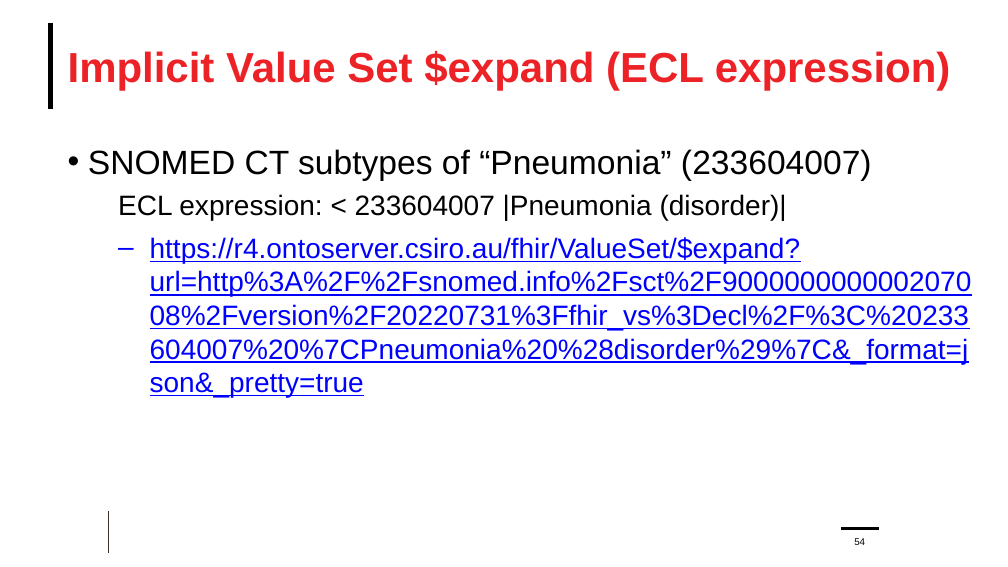
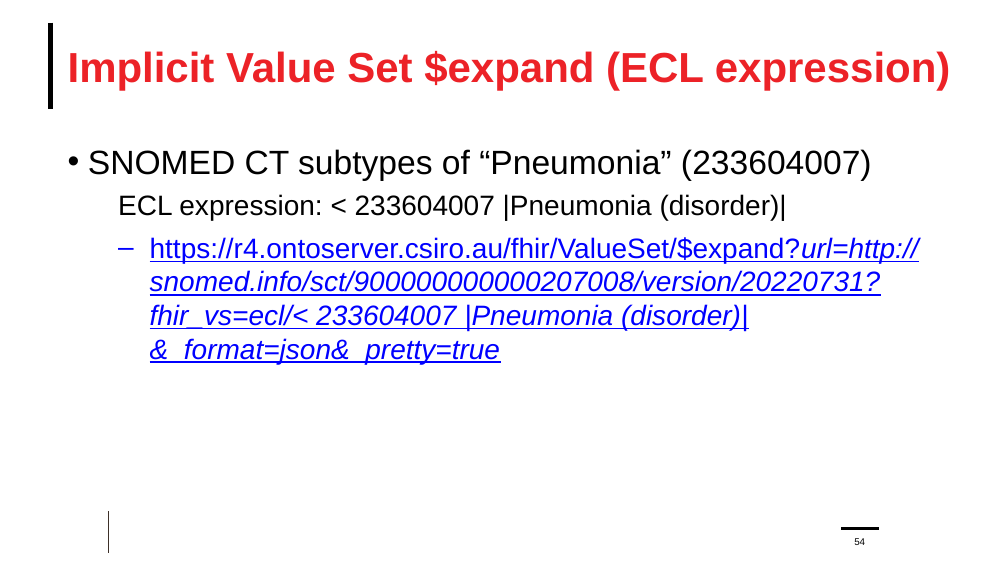
Before and after one commit to FHIR/documents, a slide deck: slide 54 of presentations/2024-04 Webinars/FHIR-Terminology-Part-2-2024-04-24.pptx. Drawn at 1008x567 pixels with LibreOffice and Linux fonts; fonts in the diff are those of the drawing; background and template pictures are left out. Boxes give left, top, right and bottom in pixels: in the first picture for what was removed or moved away, otherwise in the second. Text is boxed around its words. In the diff, an @@ line names an element or a change of style, - is before the commit and + after.

```diff
--- a/presentations/2024-04 Webinars/FHIR-Terminology-Part-2-2024-04-24.pptx
+++ b/presentations/2024-04 Webinars/FHIR-Terminology-Part-2-2024-04-24.pptx
@@ text at (150,237,919,364): text changed; italic on @@
-  – https://r4.ontoserver.csiro.au/fhir/ValueSet/$expand?url=http%3A%2F%2Fsnomed.info%2Fsct%2F900000000000207008%2Fversion%2F20220731%3Ffhir_vs%3Decl%2F%3C%20233604007%20%7CPneumonia%20%28disorder%29%7C&_format=json&_pretty=true
+  – https://r4.ontoserver.csiro.au/fhir/ValueSet/$expand?url=http://snomed.info/sct/900000000000207008/version/20220731?fhir_vs=ecl/< 233604007 |Pneumonia (disorder)|&_format=json&_pretty=true
```
Also in this commit, not shown: 19 other slides changed.
